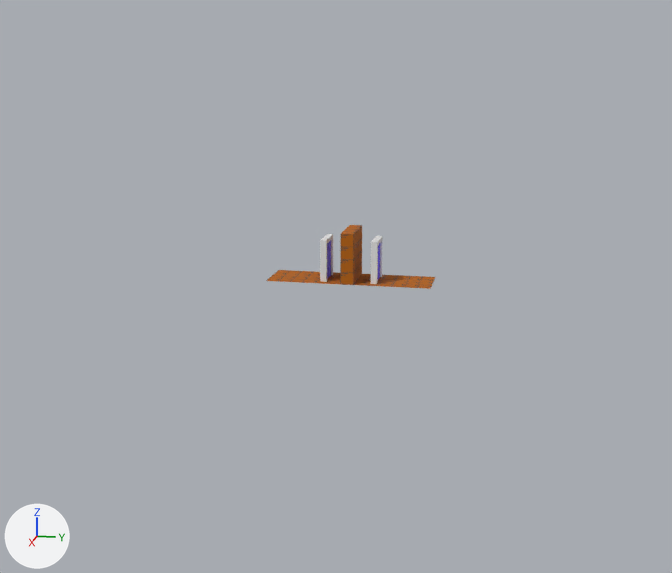
A saved change to the Blender file levels/level_0/level_0.blend.
The view is the same before and after, from a camera (50 mm lens) standing at (71.1, 17.5, 17.1) and looking at (-11.6, 0.9, -3.6). The axes (+X, +Y, +Z) are drawn at lower left. The lights are the same throughout.

In view in the first picture: 'Ground-col', 'PortalFrame-col', 'PortalFrame-col.001'.
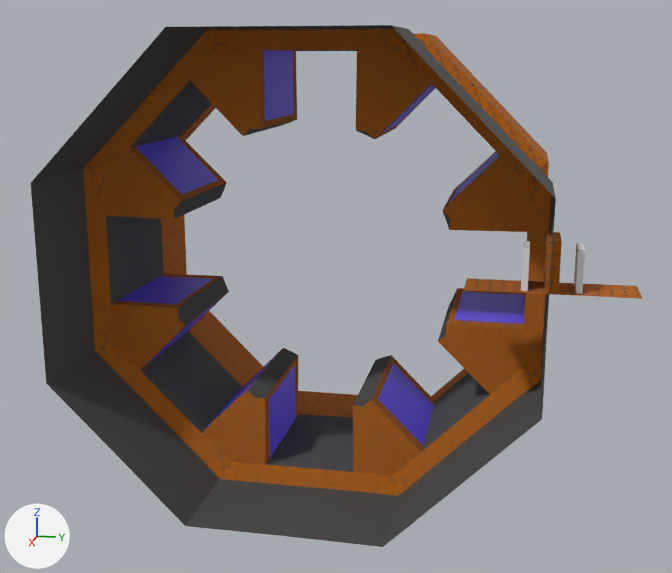
ob_portalprocessor is not drawn itself; it is the parent of ob_portal, ob_portal_001.

Location of each change, (x1, y1, x2, y2) in pixels of the pictures (672 x 573 px):
'Cylinder-col', added: after (31, 25, 556, 547)
'Ground-col', moved: before (266, 225, 435, 289); after (464, 232, 643, 299)
'Portal.006', added (blue): after (136, 137, 218, 194)
'Portal.013', added (blue): after (378, 364, 434, 445)
'Portal.004', added (blue): after (264, 50, 294, 121)
'Portal.015', added (blue): after (455, 292, 524, 324)
'Portal.008', added (blue): after (118, 276, 212, 304)
'Portal.011', added (blue): after (269, 365, 296, 458)
'PortalFrame-col.001', moved: before (370, 236, 382, 284); after (574, 243, 585, 294)
'PortalFrame-col', moved: before (320, 234, 333, 282); after (521, 241, 530, 291)
'Portal.017', added: after (449, 152, 500, 203)
'Portal.018', added: after (384, 84, 435, 132)
'Portal.009', added: after (148, 300, 219, 364)
'Portal.010', added: after (207, 358, 274, 427)
'Portal', moved (not visible afterwards): before (327, 240, 331, 279)
'Portal.001', moved (not visible afterwards): before (378, 243, 380, 279)

Edits to the bpy script that builds the scene:
```text
Change ob_ground_col:
    ob_ground_col.location: (0.0, 0.0, 0.0) -> (0.0, 15.5, 0.0)
Change ob_portalprocessor:
    ob_portalprocessor.location: (0.0, 4.5, 1.5) -> (0.0, 20.0, 1.5)
Change ob_portalframe_col:
    ob_portalframe_col.location: (0.0, 2.5, 2.1) -> (0.0, 18.0, 2.1)
Change ob_portalframe_col_001:
    ob_portalframe_col_001.location: (0.0, 6.5, 2.1) -> (0.0, 22.0, 2.1)
Add ob_portal_018:
    ob_portal_018 = bpy.data.objects.new('Portal.018', me_cylinder_024)  # a box spanning x -2.94..2.94, y -0.5..0.5, z -5.11..5.11; in mat_portal (blue #6852ff)
    ob_portal_018.parent = ob_recursiveportalprocessor
    ob_portal_018.location = (-12.06, 7.498, 13.4)
    ob_portal_018.rotation_euler = (-1.571, -0.785, -4.712)  # degrees (-90, -45, -270)
Add ob_recursiveportalprocessor:
    ob_recursiveportalprocessor = bpy.data.objects.new('RecursivePortalProcessor', None)
    ob_recursiveportalprocessor.location = (-10.5, 0.0, 0.0)
Add ob_portal_017:
    ob_portal_017 = bpy.data.objects.new('Portal.017', me_cylinder_023)  # a box spanning x -2.94..2.94, y -0.5..0.5, z -5.11..5.11; in mat_portal (blue #6852ff)
    ob_portal_017.parent = ob_recursiveportalprocessor
    ob_portal_017.location = (-12.06, 13.95, 6.948)
    ob_portal_017.rotation_euler = (-1.571, -0.785, -4.712)  # degrees (-90, -45, -270)
Add ob_portal_015:
    ob_portal_015 = bpy.data.objects.new('Portal.015', me_cylinder_021)  # a box spanning x -2.94..2.94, y -0.5..0.5, z -5.11..5.11; in mat_portal (blue #6852ff)
    ob_portal_015.parent = ob_recursiveportalprocessor
    ob_portal_015.location = (-12.06, 15.23, -5.407)
    ob_portal_015.rotation_euler = (-1.571, 0.0, -4.712)  # degrees (-90, 0, -270)
Add ob_portal_013:
    ob_portal_013 = bpy.data.objects.new('Portal.013', me_cylinder_019)  # a box spanning x -2.94..2.94, y -0.5..0.5, z -5.11..5.11; in mat_portal (blue #6852ff)
    ob_portal_013.parent = ob_recursiveportalprocessor
    ob_portal_013.location = (-12.06, 7.407, -15.06)
    ob_portal_013.rotation_euler = (-1.571, 0.785, -4.712)  # degrees (-90, 45, -270)
Add ob_portal_011:
    ob_portal_011 = bpy.data.objects.new('Portal.011', me_cylinder_017)  # a box spanning x -2.94..2.94, y -0.5..0.5, z -5.11..5.11; in mat_portal (blue #6852ff)
    ob_portal_011.parent = ob_recursiveportalprocessor
    ob_portal_011.location = (-12.06, -4.952, -16.35)
    ob_portal_011.rotation_euler = (-3.142, 1.571, 0.0)  # degrees (-180, 90, 0)
Add ob_portal_010:
    ob_portal_010 = bpy.data.objects.new('Portal.010', me_cylinder_016)  # a box spanning x -2.94..2.94, y -0.5..0.5, z -5.11..5.11; in mat_portal (blue #6852ff)
    ob_portal_010.parent = ob_recursiveportalprocessor
    ob_portal_010.location = (-12.06, -8.15, -14.97)
    ob_portal_010.rotation_euler = (1.571, 0.785, -1.571)  # degrees (90, 45, -90)
Add ob_portal_009:
    ob_portal_009 = bpy.data.objects.new('Portal.009', me_cylinder_015)  # a box spanning x -2.94..2.94, y -0.5..0.5, z -5.11..5.11; in mat_portal (blue #6852ff)
    ob_portal_009.parent = ob_recursiveportalprocessor
    ob_portal_009.location = (-12.06, -14.6, -8.517)
    ob_portal_009.rotation_euler = (1.571, 0.785, -1.571)  # degrees (90, 45, -90)
Add ob_portal_008:
    ob_portal_008 = bpy.data.objects.new('Portal.008', me_cylinder_014)  # a box spanning x -2.94..2.94, y -0.5..0.5, z -5.11..5.11; in mat_portal (blue #6852ff)
    ob_portal_008.parent = ob_recursiveportalprocessor
    ob_portal_008.location = (-12.06, -15.89, -5.283)
    ob_portal_008.rotation_euler = (1.571, 0.0, -1.571)  # degrees (90, 0, -90)
Add ob_portal_006:
    ob_portal_006 = bpy.data.objects.new('Portal.006', me_cylinder_012)  # a box spanning x -2.94..2.94, y -0.5..0.5, z -5.11..5.11; in mat_portal (blue #6852ff)
    ob_portal_006.parent = ob_recursiveportalprocessor
    ob_portal_006.location = (-12.06, -14.51, 7.04)
    ob_portal_006.rotation_euler = (1.571, -0.785, -1.571)  # degrees (90, -45, -90)
Add ob_portal_004:
    ob_portal_004 = bpy.data.objects.new('Portal.004', me_cylinder_008)  # a box spanning x -2.94..2.94, y -0.5..0.5, z -5.11..5.11; in mat_portal (blue #6852ff)
    ob_portal_004.parent = ob_recursiveportalprocessor
    ob_portal_004.location = (-12.06, -4.828, 14.78)
    ob_portal_004.rotation_euler = (0.0, -1.571, 0.0)  # degrees (0, -90, 0)
Add ob_cylinder_col:
    ob_cylinder_col = bpy.data.objects.new('Cylinder-col', me_cylinder)  # 432 vertices, 432 faces; spans x -20.9..19.3, y -20.4..19.8, z -5.6..28.0; in mat_placeholder (picture img_placeholder_png)
    ob_cylinder_col.location = (-1.5, 0.0, 0.0)
    ob_cylinder_col.rotation_euler = (0.0, -1.571, 0.0)  # degrees (0, -90, 0)
```
